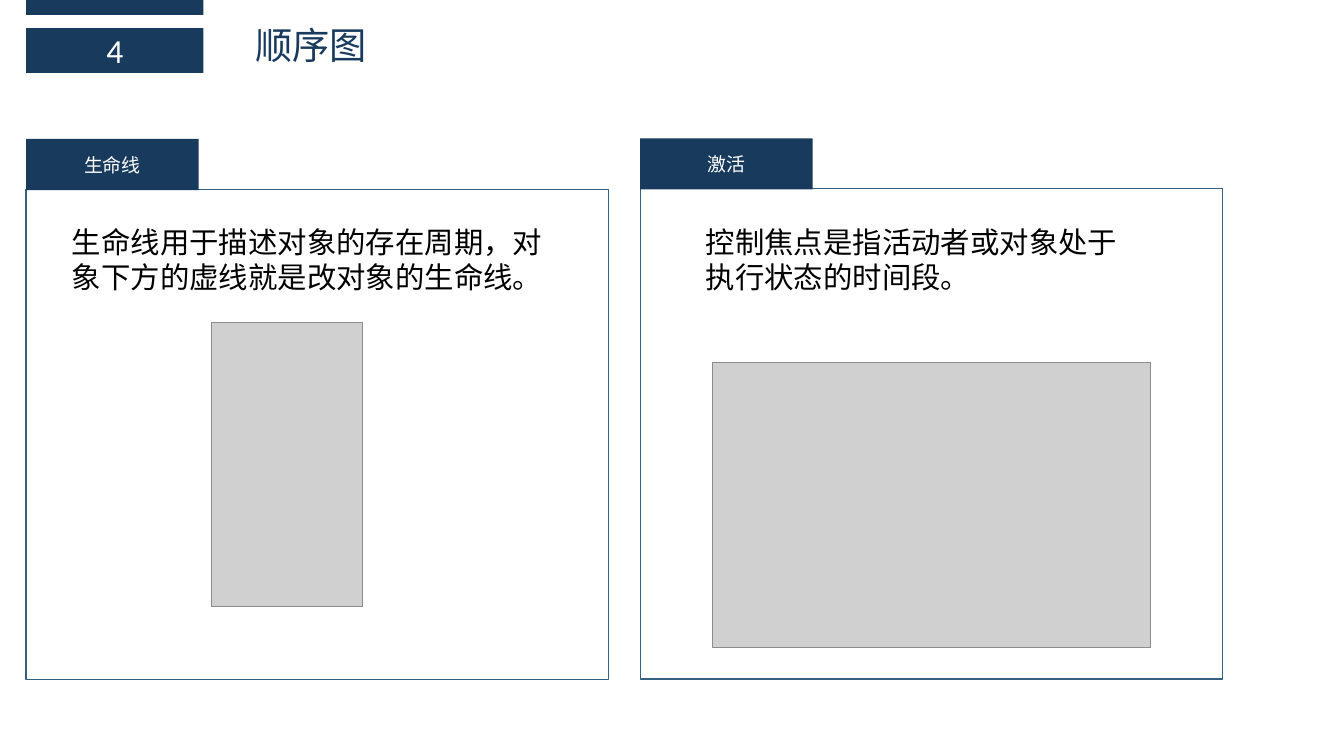
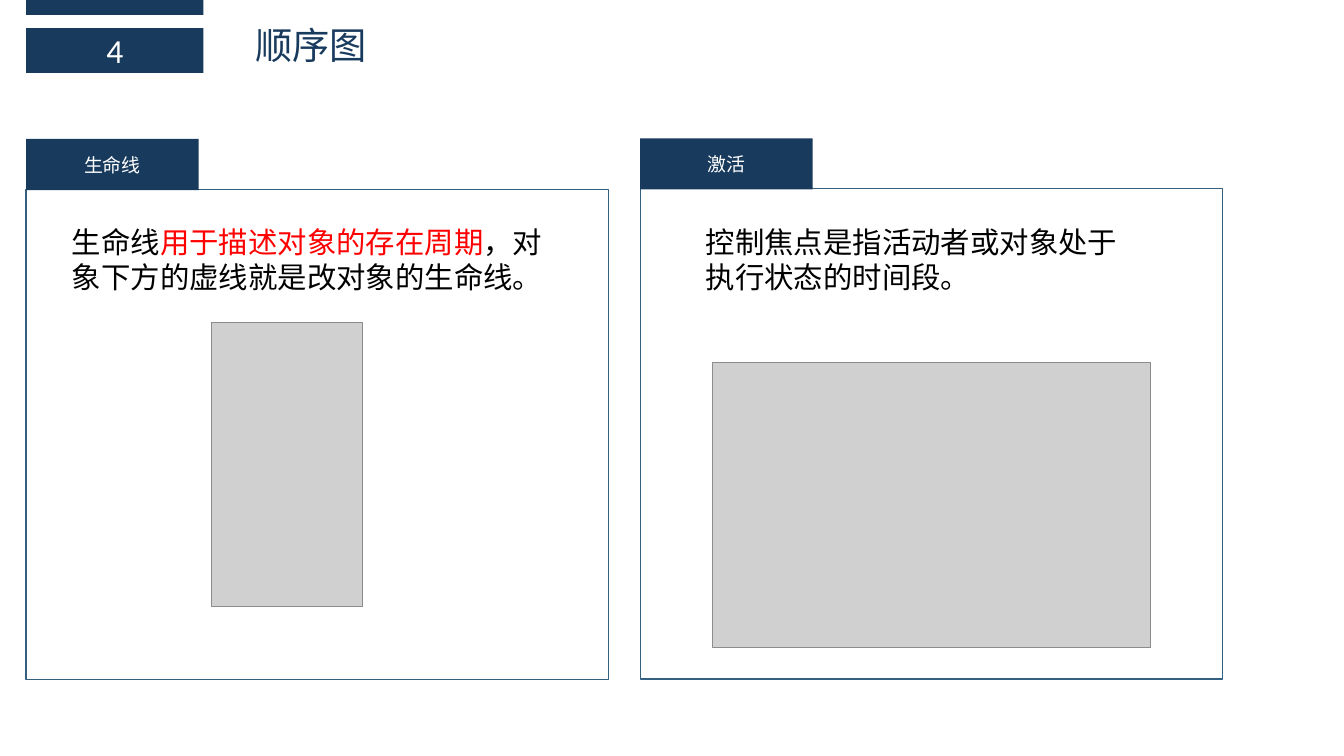
Before and after one commit to boboHh/AssistantTeaching, a slide deck: slide 22 of 受控文档/00-PPT/PRD2018-G11-UML图 （完成）.pptx. Drawn at 1344x756 pixels with LibreOffice and Linux fonts; fonts in the diff are those of the drawing; grey boxes stand for pictures. Boxes give left, top, right and bottom in pixels: in the first picture for what was removed or moved away, otherwise in the second. Text is boxed around its words. In the diff, an @@ line names an element or a change of style, - is before the commit and + after.

```diff
--- a/受控文档/00-PPT/PRD2018-G11-UML图 （完成）.pptx
+++ b/受控文档/00-PPT/PRD2018-G11-UML图 （完成）.pptx
@@ text "生命线用于描述对象的存在周期，对象下方的虚线就是改对象的生命线。" at (72,228,542,291): text colour #000000 to #FF0000 in "生命线用于描述对象的存在周期，对象下方的虚线就是改对象的生命线。" @@
```
Also in this commit, not shown: 2 other slides changed.
